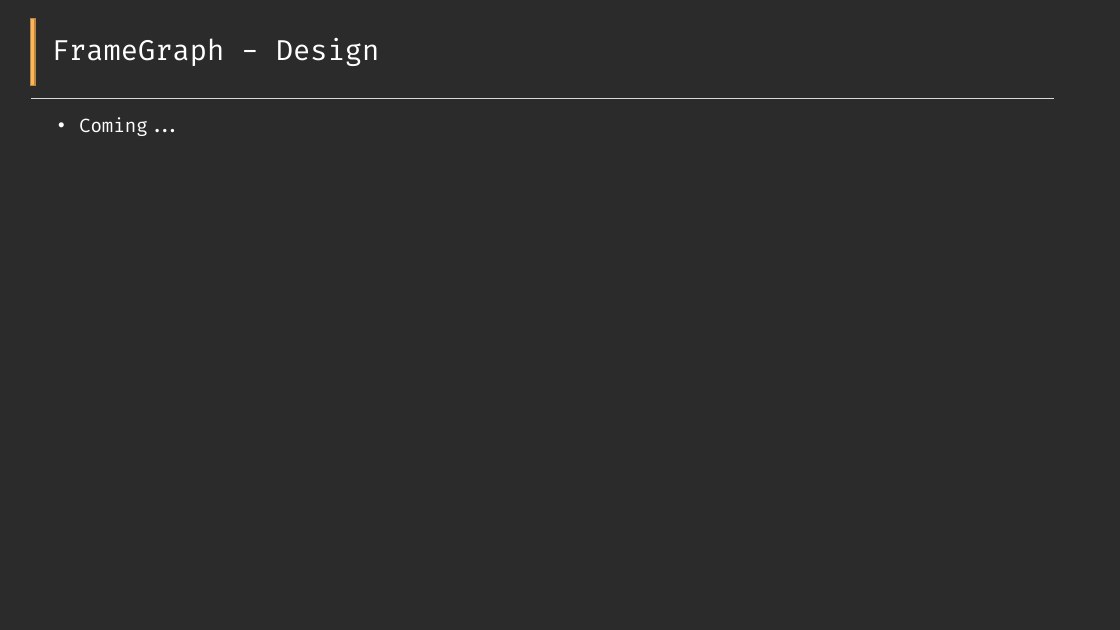
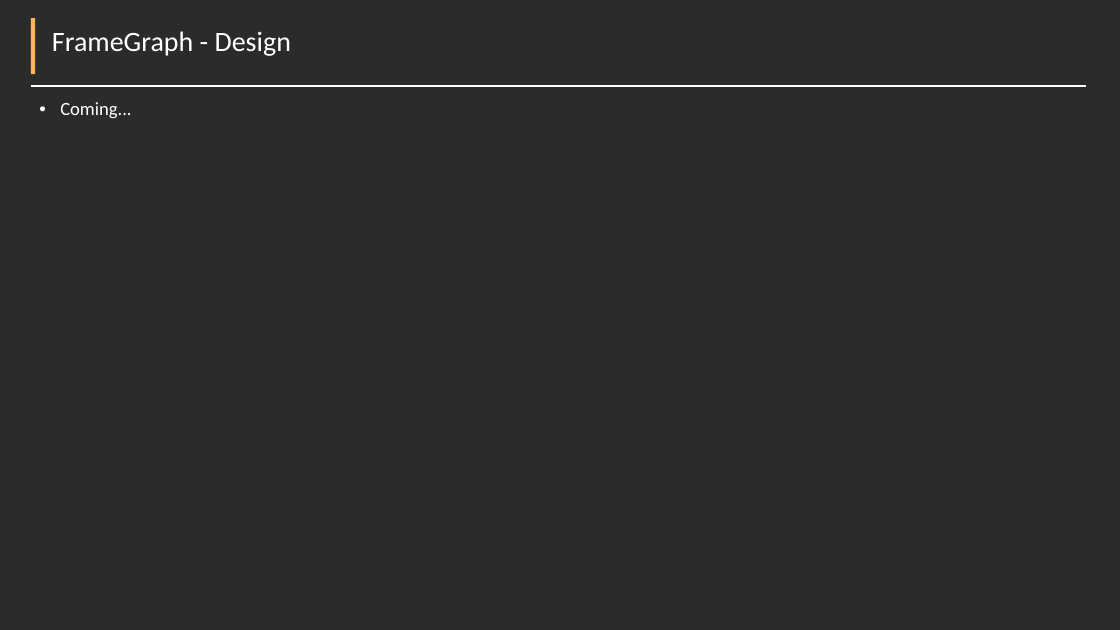
Before and after one commit to Pikachuxxxx/Razix, a slide deck: slide 4 of Docs/Features overview.pptx. Drawn at 1120x630 pixels with LibreOffice and Linux fonts; fonts in the diff are those of the drawing; background and template pictures are left out; a plain dark background stands for a picture behind light text. Boxes give left, top, right and bottom in pixels: in the first picture for what was removed or moved away, otherwise in the second. Text is boxed around its words. In the diff, an @@ line names an element or a change of style, - is before the commit and + after.

Commit message:
RHI ECS handshake design docs;

```diff
--- a/Docs/Features overview.pptx
+++ b/Docs/Features overview.pptx
@@ rectangle: place and size @@
-rectangle at (31,18,35,86)
+rectangle at (31,18,35,75)
@@ rectangle at (31,18,35,75): outline #BD8640 1 pt to none @@
@@ title "FrameGraph - Design" at (52,31,291,56): font Fira Code to Calibri @@
@@ line moved from (31, 98) - (1054, 98) to (31, 87) - (1086, 87) @@
@@ line (31, 87) - (1086, 87): stroke #D9D9D9 1.5 pt to #FFFFFF 1.5 pt @@
@@ text "Coming...": place and size @@
-text "Coming..." at (79,117,182,136)
+text "Coming..." at (60,102,131,118)
@@ text "Coming..." at (60,102,131,118): font Fira Code to Calibri @@
```
Also in this commit, not shown: 6 other slides changed, 2 slides added, 5 other files.
